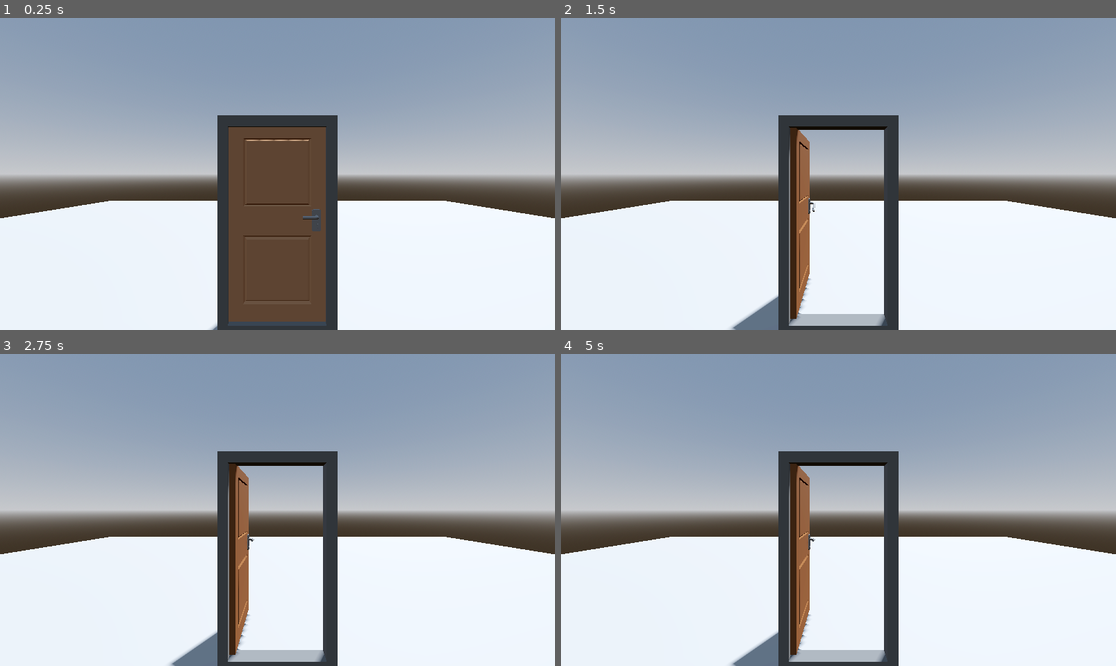
Above: before the commit, frames 1-4 (two rows, left to right).
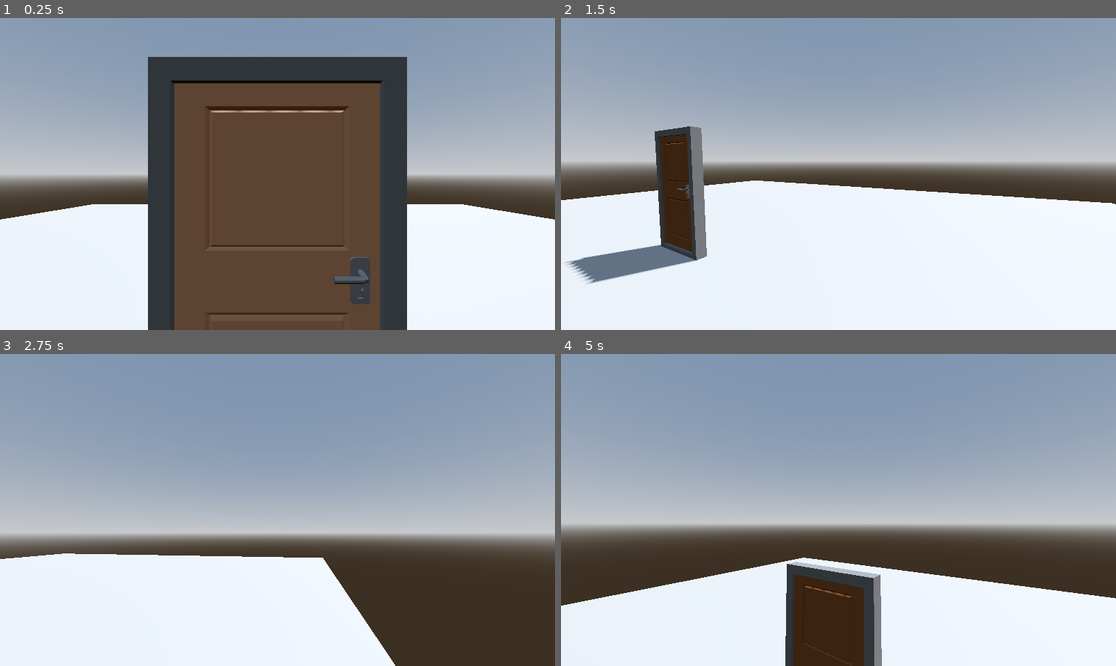
Above: after the commit, the same moments.

Repository: Matteo-Grellier/Dont-go-through-that-door
Game: Godot game, scene res://Scenes/dev-door.tscn
The game is run twice, just before and just after one commit, with the same random seed, the same clock (stepped at 60 frames per second) and the same inputs. The project has no main scene, so this scene is started directly.
Inputs (mouse positions are in pixels of both pictures, inside the frame that each line leads up to):
- Up to frame 1 (0.25 s): no input
- Up to frame 2 (1.5 s): tap Enter (ui_accept) at 0.5, 0.77 s; move the mouse to (960, 158) at 0.52 s; hold D (right) 0.53-1.28 s; click (960, 158) at 0.6 s; move the mouse to (727, 189) at 1.27 s; hold S (back) from 1.28 s (still down); click (727, 189) at 1.35 s
- Up to frame 3 (2.75 s): tap Enter (ui_accept) at 1.52 s; move the mouse to (333, 441) at 2.02 s; release S (back) at 2.03 s; hold D (right) from 2.03 s (still down); click (333, 441) at 2.1 s
- Up to frame 4 (5 s): move the mouse to (810, 572) at 2.77 s; release D (right) at 2.78 s; hold W (forward) 2.78-3.53 s; click (810, 572) at 2.85 s; tap Enter (ui_accept) at 3.02, 3.77, 4.52 s; move the mouse to (1005, 556) at 3.52 s; hold A (left) from 3.53 s (still down); click (1005, 556) at 3.6 s; move the mouse to (672, 463) at 4.27 s; click (672, 463) at 4.35 s

The runs differ from the first frame. In frame 1, 30% of the frame differs, in the area x 0-100%, y 12-100%; in frame 2, 22%; in frame 3, 32%, in the area x 0-100%, y 31-100%; in frame 4, 30%.

Commit message:
:hammer: Add to player

Diff:
--- a/Scenes/Player.tscn
+++ b/Scenes/Player.tscn
@@ -1,6 +1,7 @@
-[gd_scene load_steps=4 format=3 uid="uid://bkyncuprxmv7r"]
+[gd_scene load_steps=5 format=3 uid="uid://13lmgnknxpgw"]
 
 [ext_resource type="Script" path="res://Scripts/Player.gd" id="1_kg52k"]
+[ext_resource type="PackedScene" uid="uid://ojxu7sy43qkf" path="res://Scenes/interactor.tscn" id="2_pnebu"]
 
 [sub_resource type="CapsuleMesh" id="CapsuleMesh_kkgcd"]
 
@@ -16,6 +17,8 @@
 shape = SubResource("CapsuleShape3D_0oq0b")
 
 [node name="Neck" type="Node3D" parent="."]
+transform = Transform3D(1, 0, 0, 0, 1, 0, 0, 0, 1, 0, 0.640663, -0.190039)
 
 [node name="Camera3D" type="Camera3D" parent="Neck"]
-transform = Transform3D(1, 0, 0, 0, 1, 0, 0, 0, 1, 0, 0.752551, -0.195154)
+
+[node name="Interactor" parent="Neck/Camera3D" instance=ExtResource("2_pnebu")]
--- a/Scenes/dev-door.tscn
+++ b/Scenes/dev-door.tscn
@@ -1,8 +1,7 @@
-[gd_scene load_steps=10 format=3 uid="uid://ddtok7ckidi7k"]
+[gd_scene load_steps=8 format=3 uid="uid://ddtok7ckidi7k"]
 
 [ext_resource type="PackedScene" uid="uid://bb1m8i83e1p7s" path="res://Scenes/door.tscn" id="1_v22jn"]
-[ext_resource type="Script" path="res://Scenes/CharacterBody3D.gd" id="2_agrd8"]
-[ext_resource type="PackedScene" uid="uid://ojxu7sy43qkf" path="res://Scenes/interactor.tscn" id="3_onsxa"]
+[ext_resource type="PackedScene" uid="uid://13lmgnknxpgw" path="res://Scenes/Player.tscn" id="4_21bq6"]
 
 [sub_resource type="ProceduralSkyMaterial" id="ProceduralSkyMaterial_1lfa8"]
 sky_horizon_color = Color(0.64625, 0.65575, 0.67075, 1)
@@ -20,8 +19,6 @@
 [sub_resource type="PlaneMesh" id="PlaneMesh_j2kdx"]
 
 [sub_resource type="WorldBoundaryShape3D" id="WorldBoundaryShape3D_0pdye"]
-
-[sub_resource type="CapsuleShape3D" id="CapsuleShape3D_x6f8b"]
 
 [node name="Node3D" type="Node3D"]
 
@@ -43,16 +40,5 @@
 
 [node name="Door" parent="." instance=ExtResource("1_v22jn")]
 
-[node name="CharacterBody3D" type="CharacterBody3D" parent="."]
-transform = Transform3D(1, 0, 0, 0, 1, 0, 0, 0, 1, 0, 0.954805, 2.13324)
-script = ExtResource("2_agrd8")
-
-[node name="CollisionShape3D" type="CollisionShape3D" parent="CharacterBody3D"]
-shape = SubResource("CapsuleShape3D_x6f8b")
-
-[node name="Node3D" type="Node3D" parent="CharacterBody3D"]
-transform = Transform3D(1, 0, 0, 0, 1, 0, 0, 0, 1, 0, 0.645871, 0)
-
-[node name="Camera3D" type="Camera3D" parent="CharacterBody3D/Node3D"]
-
-[node name="Interactor" parent="CharacterBody3D/Node3D" instance=ExtResource("3_onsxa")]
+[node name="Player" parent="." instance=ExtResource("4_21bq6")]
+transform = Transform3D(1, 0, 0, 0, 1, 0, 0, 0, 1, 0, 1.14249, 1.22577)
